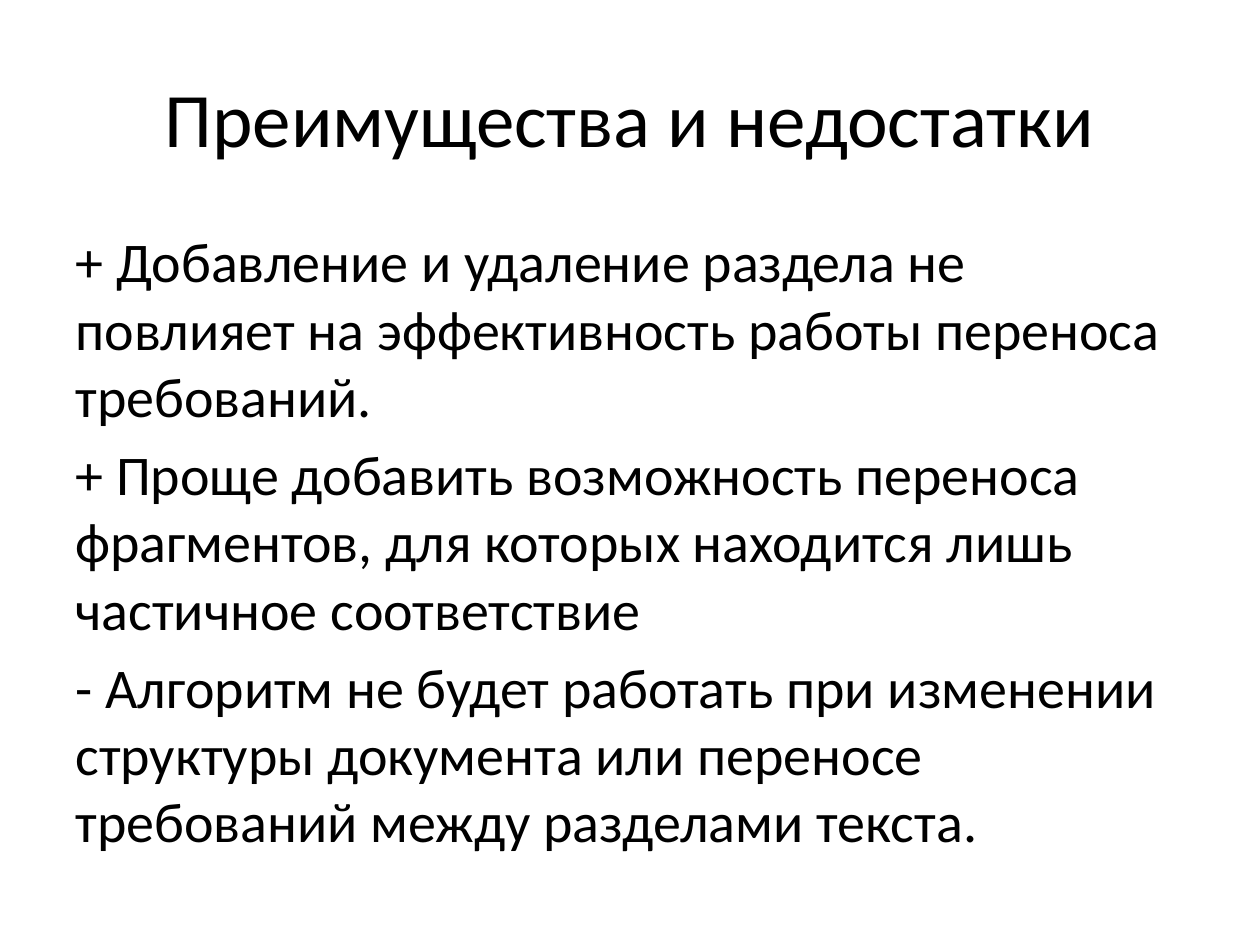
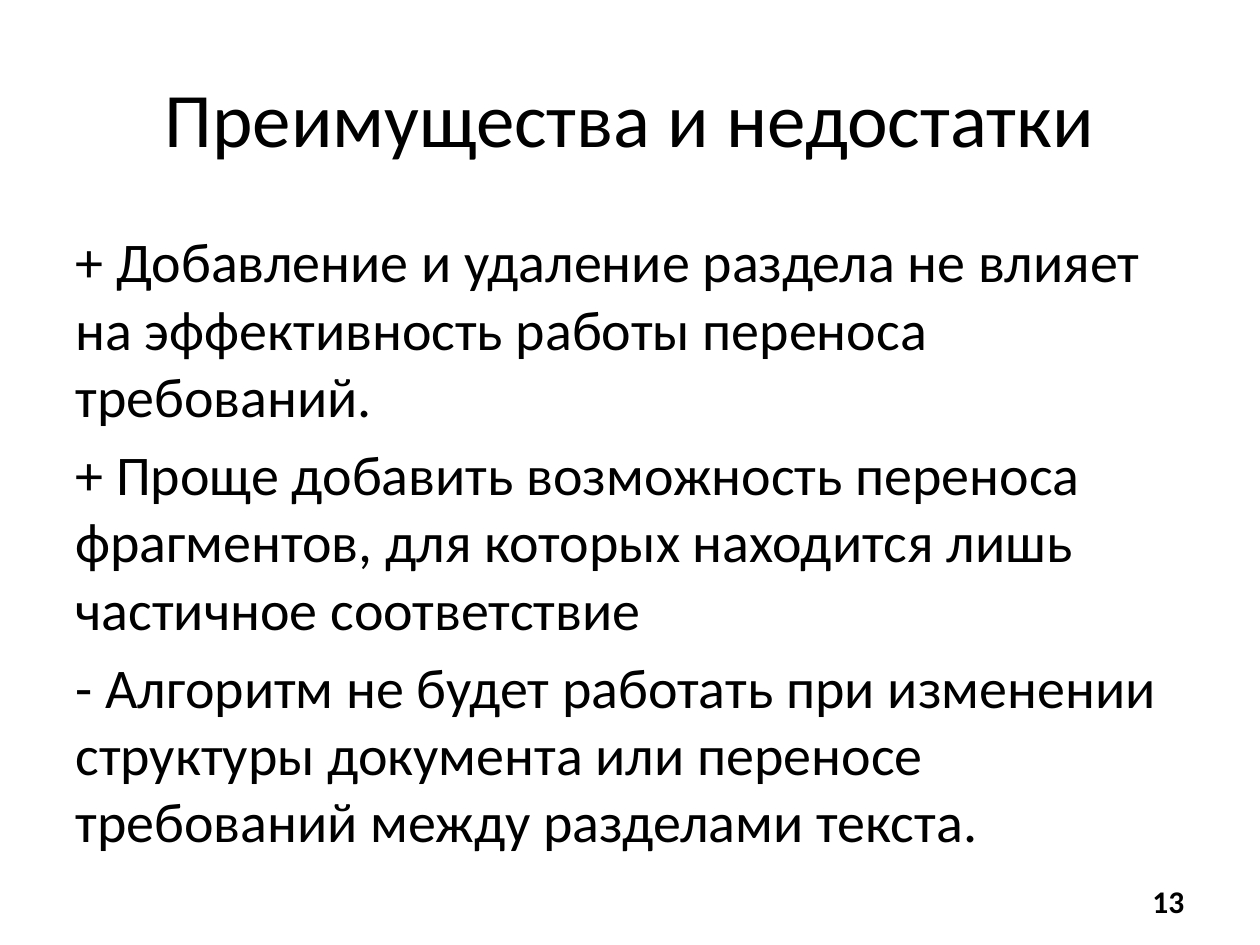
Before and after one commit to Revoltt/ReqSystem, a slide deck: slide 13 of diploma.pptx (slide 11 before the commit). Drawn at 1260x945 pixels with LibreOffice and Linux fonts; fonts in the diff are those of the drawing. Boxes give left, top, right and bottom in pixels: in the first picture for what was removed or moved away, otherwise in the second. Text is boxed around its words. In the diff, an @@ line names an element or a change of style, - is before the commit and + after.

Commit message:
renamed some files, added text and presentation v0.2

```diff
--- a/diploma.pptx
+++ b/diploma.pptx
@@ text at [76, 244, 1139, 426]: text changed @@
-+ Добавление и удаление раздела не повлияет на эффективность работы переноса требований.
++ Добавление и удаление раздела не влияет на эффективность работы переноса требований.
@@ page number added at [1152, 892, 1184, 914], 18 pt, text #000000, bold @@
+13
```
Also in this commit, not shown: 7 other slides changed, 6 slides added, 3 slides removed, 8 other files.
